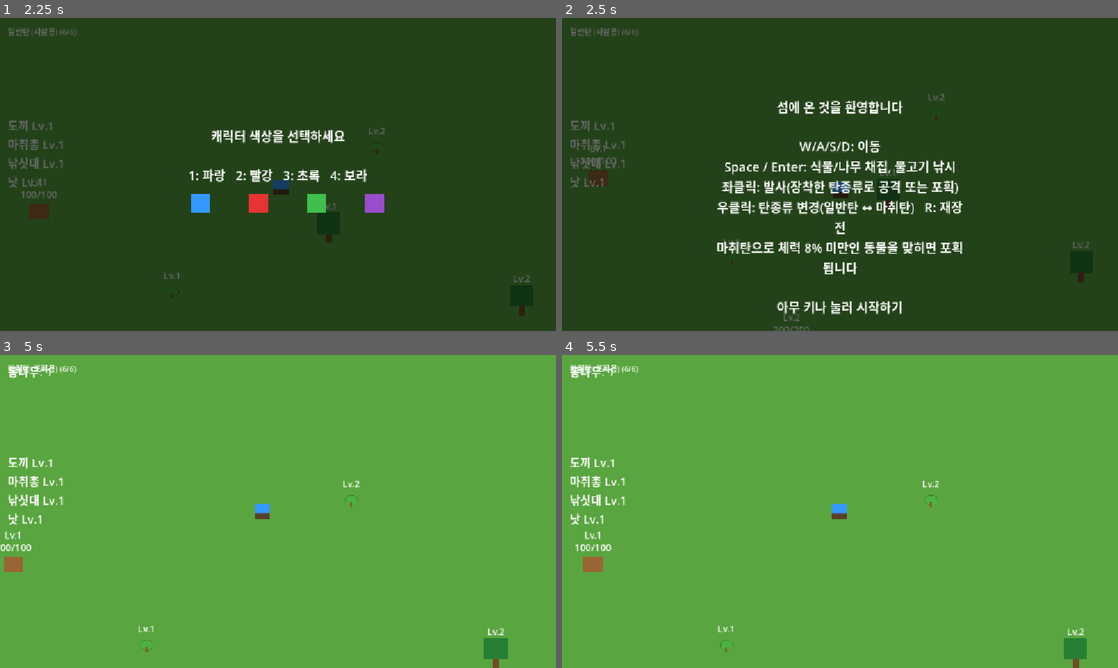
Above: before the commit, frames 1-4 (two rows, left to right).
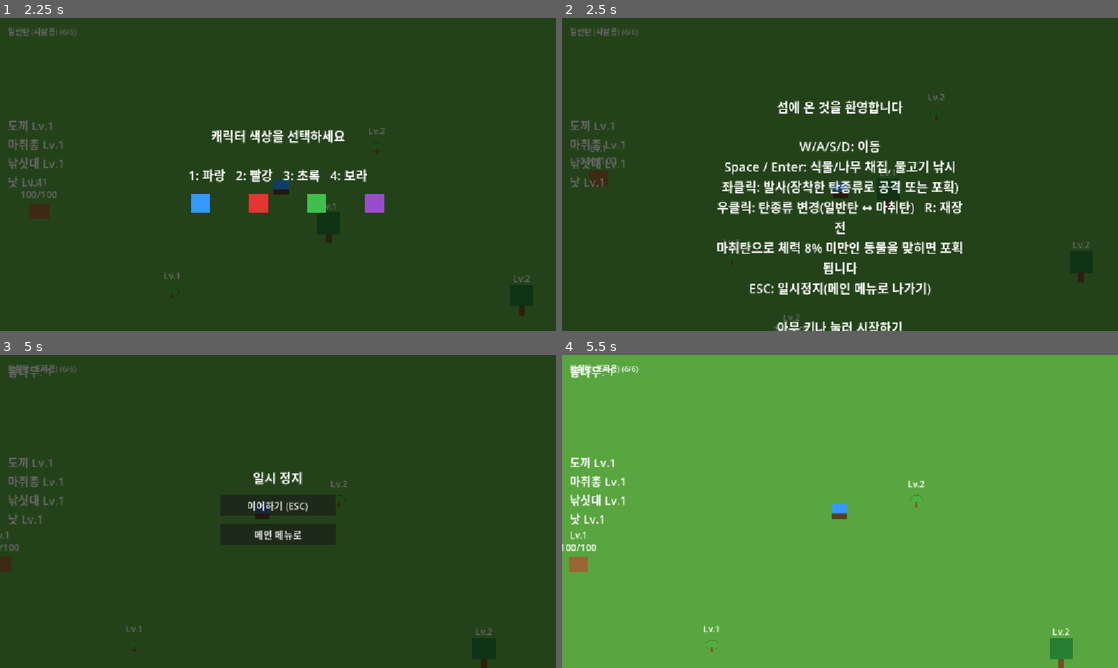
Above: after the commit, the same moments.

Repository: kimtuna/test_game
Game: Godot game, scene res://scenes/MainMenu.tscn
Two runs of this game, one before a commit and one after it. Both use one fixed random seed, a clock stepped at 60 frames per second and the inputs below.
Inputs (mouse positions are in pixels of both pictures, inside the frame that each line leads up to):
- Up to frame 1 (2.25 s): click "시작" at 0.5 s; tap Enter (ui_accept) at 1.25, 1.52 s; move the mouse to (400, 158) at 1.27 s; hold D (move_right) 1.28-2.03 s; tap 1 at 1.35 s; click (400, 158) at 1.42 s; tap Space at 1.55, 2.1 s; move the mouse to (166, 190) at 2.02 s; hold S (move_down) from 2.03 s (still down)
- Up to frame 2 (2.5 s): keep holding S (move_down); tap Enter (ui_accept) at 2.27 s; tap 1 at 2.3 s
- Up to frame 3 (5 s): move the mouse to (333, 442) at 2.77 s; release S (move_down) at 2.78 s; hold D (move_right) 2.78-3.53 s; click (333, 442) at 2.85 s; tap Space at 3.05, 4.55 s; move the mouse to (250, 574) at 3.52 s; hold W (move_up) 3.53-4.28 s; right-click (250, 574) at 3.6 s; click (250, 574) at 3.67 s; tap Enter (ui_accept) at 3.77, 4.52 s; tap 1 at 3.8, 4.35 s; move the mouse to (444, 558) at 4.27 s; hold A (move_left) from 4.28 s (still down); tap Escape at 4.9 s
- Up to frame 4 (5.5 s): release A (move_left) at 5 s; click (840, 505) at 5 s, where only the run after the commit has a clickable "이어하기 (ESC)"

Frame 1 is identical in both runs. In frame 2, 1.5% of the frame differs, in the area x 33-67%, y 84-100%; in frame 3, 100%, in the area x 0-100%, y 0-100%; in frame 4, 1.1%.

Commit message:
feat: 게임 중 ESC로 일시정지 메뉴(이어하기/메인 메뉴로)를 여는 흐름 추가
status.md #50이 남긴 다음 후보 중 하나("게임 중 메인 메뉴로 나가는 흐름")를
구현. ESC로 PauseOverlay를 열면 SceneTree.paused=true로 실제 게임플레이를
멈추고, 오버레이 자신만 process_mode=ALWAYS로 둬 paused 상태에서도
버튼/ESC 재입력이 동작하게 했다.

Co-Authored-By: Claude Sonnet 5 <noreply@anthropic.com>

Diff:
--- a/scenes/Main.tscn
+++ b/scenes/Main.tscn
@@ -6,6 +6,7 @@
 [ext_resource type="PackedScene" path="res://scenes/Animal.tscn" id="5"]
 [ext_resource type="PackedScene" path="res://scenes/Fish.tscn" id="6"]
 [ext_resource type="PackedScene" path="res://scenes/Plant.tscn" id="7"]
+[ext_resource type="Script" path="res://scripts/pause_overlay.gd" id="8"]
 
 [node name="Main" type="Node2D"]
 script = ExtResource("4")
@@ -206,8 +207,50 @@
 좌클릭: 발사(장착한 탄종류로 공격 또는 포획)
 우클릭: 탄종류 변경(일반탄 ↔ 마취탄)   R: 재장전
 마취탄으로 체력 8% 미만인 동물을 맞히면 포획됩니다
+ESC: 일시정지(메인 메뉴로 나가기)
 
 아무 키나 눌러 시작하기"
 horizontal_alignment = 1
 vertical_alignment = 1
 autowrap_mode = 2
+
+[node name="PauseOverlay" type="Control" parent="UI"]
+process_mode = 3
+anchor_right = 1.0
+anchor_bottom = 1.0
+visible = false
+script = ExtResource("8")
+
+[node name="Background" type="ColorRect" parent="UI/PauseOverlay"]
+anchor_right = 1.0
+anchor_bottom = 1.0
+color = Color(0, 0, 0, 0.6)
+
+[node name="PausePanel" type="VBoxContainer" parent="UI/PauseOverlay"]
+anchor_left = 0.5
+anchor_top = 0.5
+anchor_right = 0.5
+anchor_bottom = 0.5
+offset_left = -120.0
+offset_top = -90.0
+offset_right = 120.0
+offset_bottom = 90.0
+theme_override_constants/separation = 16
+
+[node name="PauseLabel" type="Label" parent="UI/PauseOverlay/PausePanel"]
+theme_override_font_sizes/font_size = 26
+text = "일시 정지"
+horizontal_alignment = 1
+
+[node name="ResumeButton" type="Button" parent="UI/PauseOverlay/PausePanel"]
+custom_minimum_size = Vector2(0, 44)
+theme_override_font_sizes/font_size = 20
+text = "이어하기 (ESC)"
+
+[node name="MainMenuButton" type="Button" parent="UI/PauseOverlay/PausePanel"]
+custom_minimum_size = Vector2(0, 44)
+theme_override_font_sizes/font_size = 20
+text = "메인 메뉴로"
+
+[connection signal="pressed" from="UI/PauseOverlay/PausePanel/ResumeButton" to="UI/PauseOverlay" method="_on_resume_pressed"]
+[connection signal="pressed" from="UI/PauseOverlay/PausePanel/MainMenuButton" to="UI/PauseOverlay" method="_on_main_menu_pressed"]
--- a/scripts/main.gd
+++ b/scripts/main.gd
@@ -45,6 +45,7 @@
 @onready var slot_overlay: Control = $UI/SlotOverlay
 @onready var customization_overlay: Control = $UI/CustomizationOverlay
 @onready var tutorial_overlay: Control = $UI/TutorialOverlay
+@onready var pause_overlay: Control = $UI/PauseOverlay
 
 # 색상 선택 키(1~4)와 스와치 색상을 한 곳에 묶어, 씬의 Swatch 노드 색과
 # 어긋나지 않도록 함(#15/#22에서 배운 "값 중복으로 인한 잠재 버그" 반복 방지).
@@ -189,6 +190,14 @@
 # (_apply_slot_data), (3) 저장 파일도 없는 진짜 새 슬롯이면 커스터마이징
 # 오버레이로 이어진다. 게임 중에도 Tab 키로 언제든 슬롯 오버레이를 다시 열어
 # 슬롯을 바꿀 수 있다. 계정 시스템(로그인 등)은 여전히 범위 밖이다.
+#
+# status.md #50이 남긴 "게임 중 메인 메뉴로 나가는 흐름" 공백을 메우는 조각.
+# 다른 오버레이(슬롯/커스터마이징/튜토리얼)가 떠 있지 않을 때만 ESC로
+# 일시정지 메뉴(PauseOverlay)를 연다 — 슬롯 선택 중에 ESC를 누르면 메뉴 밖으로
+# 나가버리는 경우를 막기 위함이다. 실제 재개/메인 메뉴 이동 로직은
+# pause_overlay.gd에 있다(그 노드만 process_mode=ALWAYS라 get_tree().paused
+# 상태에서도 입력을 받을 수 있기 때문에, 그 이후의 입력 처리는 이 함수가 아니라
+# 그 스크립트가 맡는다).
 func _unhandled_input(event: InputEvent) -> void:
 	if not (event is InputEventKey and event.pressed and not event.echo):
 		return
@@ -225,6 +234,15 @@
 
 	if tutorial_overlay.visible:
 		tutorial_overlay.visible = false
+		get_viewport().set_input_as_handled()
+		return
+
+	if pause_overlay.visible:
+		return
+
+	if event.keycode == KEY_ESCAPE:
+		pause_overlay.visible = true
+		get_tree().paused = true
 		get_viewport().set_input_as_handled()
 		return
 
--- /dev/null
+++ b/scripts/pause_overlay.gd
@@ -0,0 +1,33 @@
+extends Control
+
+# status.md #50이 남긴 "게임 중 메인 메뉴로 나가는 흐름"을 채우는 조각.
+# ESC로 일시정지 메뉴를 열면 get_tree().paused = true로 실제 게임플레이
+# (Player/Animal 등 물리 처리)를 멈춘다. 이 노드(및 자식 버튼들)만
+# process_mode = ALWAYS로 둬서, 트리가 멈춘 동안에도 "이어하기"/"메인 메뉴로"
+# 버튼과 ESC 재입력은 계속 반응한다 — Main 자신은 기본 process_mode(PAUSABLE)
+# 그대로 둬서 다른 게임플레이 노드(Player/Animal/Tree 등, Main의 형제가 아니라
+# 자식들)까지 함께 멈추게 하려는 의도다. Main.process_mode를 ALWAYS로 바꾸는
+# 방식은 상속 때문에 모든 자식(Player 포함)이 함께 멈추지 않게 되어 버려서
+# 쓰지 않았다.
+
+func _unhandled_input(event: InputEvent) -> void:
+	if not visible:
+		return
+	if event is InputEventKey and event.pressed and not event.echo and event.keycode == KEY_ESCAPE:
+		_resume()
+		get_viewport().set_input_as_handled()
+
+func _on_resume_pressed() -> void:
+	_resume()
+
+func _resume() -> void:
+	get_tree().paused = false
+	visible = false
+
+func _on_main_menu_pressed() -> void:
+	# change_scene_to_file 이후에도 SceneTree.paused는 씬 전환과 무관하게
+	# 유지되는 전역 상태라, 여기서 풀지 않으면 새로 뜬 메인 메뉴가 계속
+	# 일시정지 상태로 남아 버튼이 눌리지 않는다(메인 메뉴 자체는 process_mode
+	# 기본값이라 paused 상태에서 입력을 못 받는다).
+	get_tree().paused = false
+	get_tree().change_scene_to_file("res://scenes/MainMenu.tscn")
--- /dev/null
+++ b/tests/pause_menu_headless_test.gd
@@ -0,0 +1,91 @@
+extends SceneTree
+
+# 헤드리스 환경에서 게임 중 ESC 일시정지 메뉴(PauseOverlay)의 최소 동작을
+# 검증하는 통합 테스트.
+# 실행: godot --headless --path . --script res://tests/pause_menu_headless_test.gd
+# status.md #50이 남긴 "게임 중 메인 메뉴로 나가는 흐름" 공백을 메우는 조각의
+# 검증용. (1) 실제 플레이 상태(슬롯/커스터마이징/튜토리얼을 모두 지난 뒤)에서
+# ESC를 누르면 오버레이가 뜨고 SceneTree.paused가 true가 되는지, (2) ESC를
+# 다시 누르면(PauseOverlay 자신의 process_mode=ALWAYS를 통해) paused 상태에서도
+# 반응해 재개되는지, (3) 다시 연 뒤 "메인 메뉴로" 버튼을 누르면 paused가
+# 풀리고 MainMenu 씬으로 전환되는지 확인한다.
+# 버튼 클릭은 mainmenu_headless_test.gd와 동일한 이유로 실제 마우스 좌표
+# 대신 "pressed" 시그널을 직접 발생시켜 검증한다(.tscn의 [connection]과 동일한
+# 코드 경로).
+
+func _clean_saves() -> void:
+	for i in range(1, 4):
+		var path := "user://saves/slot_%d.save" % i
+		if FileAccess.file_exists(path):
+			DirAccess.remove_absolute(path)
+	if FileAccess.file_exists("user://saves/tutorial_seen.flag"):
+		DirAccess.remove_absolute("user://saves/tutorial_seen.flag")
+
+func _press_key(keycode: Key) -> void:
+	var event := InputEventKey.new()
+	event.keycode = keycode
+	event.pressed = true
+	Input.parse_input_event(event)
+
+func _initialize() -> void:
+	_clean_saves()
+	var main: Node2D = load("res://scenes/Main.tscn").instantiate()
+	root.add_child(main)
+	current_scene = main
+	await process_frame
+
+	# 슬롯 선택 -> 커스터마이징 -> 튜토리얼 닫기를 흉내내 "실제 플레이 상태"까지
+	# 진행한다(tutorial_headless_test.gd와 동일한 절차).
+	_press_key(KEY_1)
+	await process_frame
+	_press_key(KEY_1)
+	await process_frame
+	_press_key(KEY_SPACE)
+	await process_frame
+
+	var pause_overlay: Control = main.get_node("UI/PauseOverlay")
+	var ok := true
+
+	if pause_overlay.visible or paused:
+		push_error("FAIL: 플레이 상태 진입 직후인데 일시정지 메뉴가 이미 떠 있거나 트리가 멈춰 있음")
+		ok = false
+
+	_press_key(KEY_ESCAPE)
+	await process_frame
+
+	if not pause_overlay.visible or not paused:
+		push_error("FAIL: ESC를 눌러도 일시정지 메뉴가 뜨지 않거나 트리가 멈추지 않음")
+		ok = false
+
+	_press_key(KEY_ESCAPE)
+	await process_frame
+
+	if pause_overlay.visible or paused:
+		push_error("FAIL: 일시정지 상태에서 ESC를 다시 눌러도 재개되지 않음")
+		ok = false
+
+	_press_key(KEY_ESCAPE)
+	await process_frame
+	if not pause_overlay.visible or not paused:
+		push_error("FAIL: 재개 후 ESC로 일시정지 메뉴를 다시 열 수 없음")
+		ok = false
+
+	pause_overlay.get_node("PausePanel/MainMenuButton").emit_signal("pressed")
+	await process_frame
+	await process_frame
+
+	if paused:
+		push_error("FAIL: 메인 메뉴로 이동한 뒤에도 트리가 멈춘 상태로 남음")
+		ok = false
+	if current_scene == null or current_scene.name != "MainMenu":
+		push_error("FAIL: '메인 메뉴로' 버튼을 눌러도 MainMenu 씬으로 전환되지 않음 (실제: %s)" % [current_scene])
+		ok = false
+
+	_clean_saves()
+
+	if ok:
+		print("HEADLESS_PAUSE_MENU_TEST: PASS")
+		quit(0)
+	else:
+		print("HEADLESS_PAUSE_MENU_TEST: FAIL")
+		quit(1)
Not shown: 1 places in scenes/Main.tscn that only renumber resources
